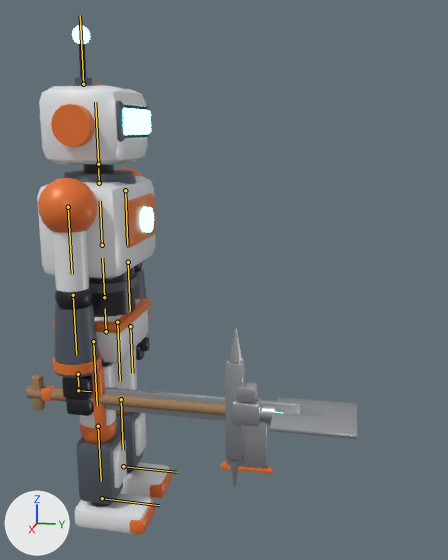
A saved change to the Blender file assets/blender/arpg_clips.blend.
One viewpoint serves both versions: a camera (50 mm lens) standing at (2.11, 0.88, 1.48) and looking at (-0.04, 0.45, 0.94). Arrows for +X, +Y and +Z are at lower left; the lights stay in place. The older version comes first. The bones that change, and the others that lie on the model, are drawn over the model as lines.

Names of what the first picture shows: 'Robot_Mesh'.
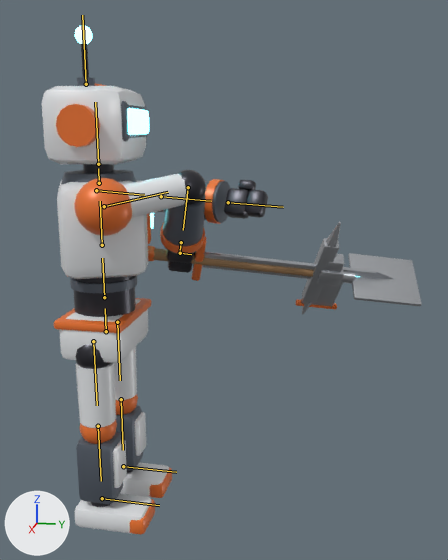
The newer file adds an action. The first version stands in its rest pose; the second is drawn at frame 1 of the action 'bow_aim'.

Boxes [x1, y1, x2, y2] around the edits, measured in the pictures (448 x 560 px):
'Robot_Mesh', posed (14% wider): before [26, 26, 358, 535]; after [42, 26, 422, 535]
bone 'upper_arm_L', root to tip: before (125, 190) to (127, 245); after (96, 190) to (144, 195)
bone 'upper_arm_R', root to tip: before (68, 207) to (72, 274); after (104, 206) to (168, 192)
bone 'forearm_R', root to tip: before (73, 295) to (76, 355); after (188, 187) to (183, 230)

The change in detail:
Bone 'chest' (bone_chest) turns from (0, 0, 0) to (0, 25, 0) degrees about its own x, y and z.
Bone 'head' (bone_head) turns from (0, 0, 0) to (0, -20, 0) degrees about its own x, y and z.
Bone 'upper_arm_L' (bone_upper_arm_l) turns from (0, 0, 0) to (71, 32, -30) degrees about its own x, y and z.
Bone 'upper_arm_R' (bone_upper_arm_r) turns from (0, 0, 0) to (103, -5, -25) degrees about its own x, y and z.
Bone 'forearm_R' (bone_forearm_r) turns from (0, 0, 0) to (-131, 52, -46) degrees about its own x, y and z.
